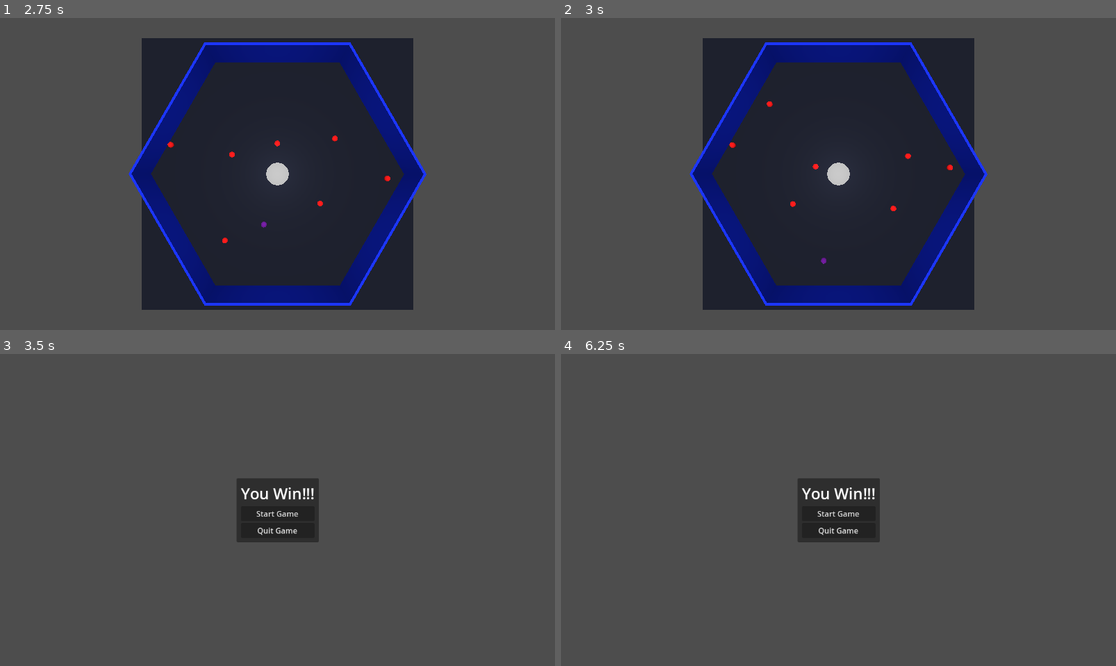
Above: before the commit, frames 1-4 (two rows, left to right).
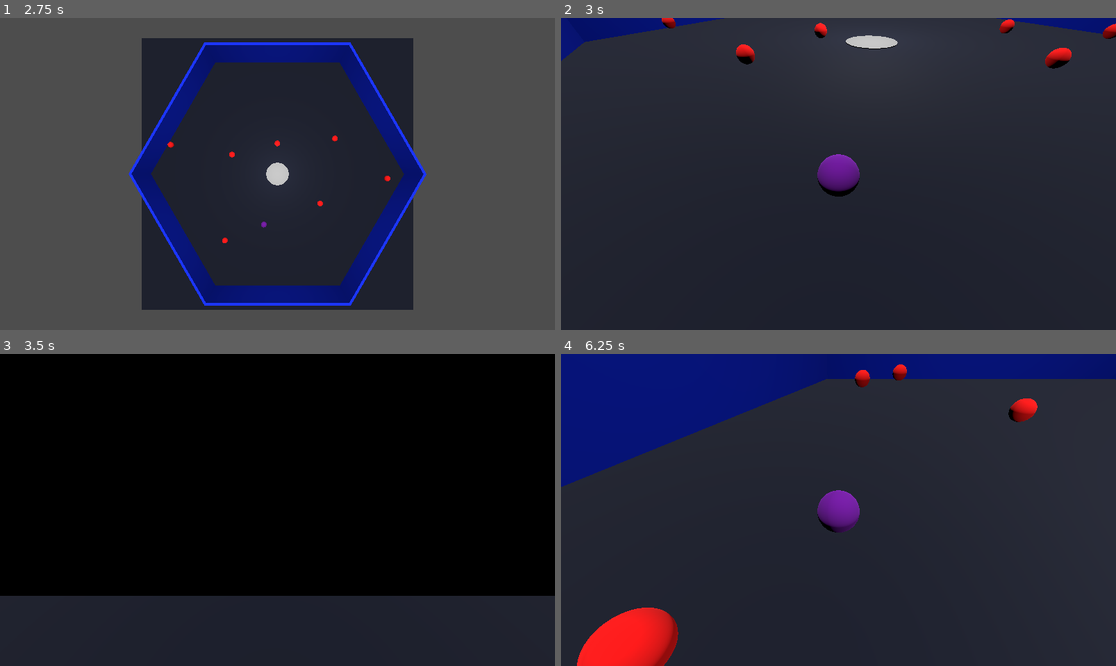
Above: after the commit, the same moments.

Repository: Shahriar-Kariman/ball_escape_game
Game: Godot game, scene res://main_menu.tscn
The game is run twice, just before and just after one commit, with the same random seed, the same clock (stepped at 60 frames per second) and the same inputs.
Inputs:
- Up to frame 1 (2.75 s): click "Start Game" at 0.5 s; hold D (right) 1.28-2 s; tap 5 (first_person_cam, bound only after the commit) at 1.35 s; tap 3 (spring_cam, bound only after the commit) at 1.52, 1.82 s; tap 2 (follow_cam, bound only after the commit) at 1.55 s; click "Start Game" at 2 s
- Up to frame 2 (3 s): hold S (down) from 2.78 s (still down); tap 2 (follow_cam, bound only after the commit) at 2.85 s
- Up to frame 3 (3.5 s): keep holding S (down); tap 3 (spring_cam, bound only after the commit) at 3.02, 3.32 s; tap 6 (spline_cam, bound only after the commit) at 3.05 s
- Up to frame 4 (6.25 s): release S (down) at 3.53 s; hold D (right) 3.53-4.28 s; tap 6 (spline_cam, bound only after the commit) at 3.6 s; tap 1 (static_cam, bound only after the commit) at 3.8, 4.35 s; hold W (up) 4.28-5.03 s; tap 3 (spring_cam, bound only after the commit) at 4.52, 4.55, 4.82, 5.1, 5.27, 5.57, 6.02 s; hold A (left) from 5.03 s (still down); tap 5 (first_person_cam, bound only after the commit) at 5.3, 5.85 s; tap 2 (follow_cam, bound only after the commit) at 6.05 s

Frame 1 is identical in both runs. In frame 2, 68% of the frame differs, in the area x 0-100%, y 0-100%; in frame 3, 100%; in frame 4, 98%.

Commit message:
Made the camera switch happen and added a variable for the nuber of balls to send through the hole.

Diff:
--- a/ball_controller.gd
+++ b/ball_controller.gd
@@ -18,7 +18,7 @@
 		if not body.is_in_group("ground"):
 			$AudioStreamPlayer.play()
 		if body.is_in_group("exit_hole"):
-			Game.ball_count -= 1
+			#Game.ball_count -= 1
 			queue_free()
 	# applying constant force
 	var myVelocity = linear_velocity.normalized()
@@ -28,3 +28,6 @@
 # Called every frame. 'delta' is the elapsed time since the previous frame.
 func _process(_delta):
 	pass
+
+func _exit_tree():
+	Game.ball_count -= 1
--- a/camera_controller.gd
+++ b/camera_controller.gd
@@ -35,4 +35,13 @@
 
 # Called every frame. 'delta' is the elapsed time since the previous frame.
 func _process(delta):
-	pass
+	if Input.is_action_just_pressed("static_cam"):
+		staticCamera.make_current()
+	if Input.is_action_just_pressed("follow_cam"):
+		followCamera.make_current()
+	if Input.is_action_just_pressed("spring_cam"):
+		springCamera.make_current()
+	if Input.is_action_just_pressed("first_person_cam"):
+		firstPersonCamera.make_current()
+	if Input.is_action_just_pressed("spline_cam"):
+		splineCamera.make_current()
--- a/exit_hole.tscn
+++ b/exit_hole.tscn
@@ -10,7 +10,7 @@
 
 [node name="StaticBody3D" type="StaticBody3D" parent="." groups=["exit_hole"]]
 collision_layer = 16
-collision_mask = 2
+collision_mask = 10
 
 [node name="CollisionShape3D" type="CollisionShape3D" parent="StaticBody3D"]
 transform = Transform3D(1, 0, 0, 0, 1, 0, 0, 0, 1, 0, 0.0341707, 0)
--- a/main.gd
+++ b/main.gd
@@ -11,5 +11,4 @@
 		get_tree().change_scene_to_file("res://main_menu.tscn")
 
 func _on_game_boundry_body_exited(body):
-	Game.ball_count -= 1
 	body.queue_free()
--- a/main_menu.gd
+++ b/main_menu.gd
@@ -4,6 +4,8 @@
 
 static var GAME_STATE = GAMESTATES.begin
 static var ball_count = 8
+
+@export var balls_to_win = 4
 
 func _ready():
 	if GAME_STATE == GAMESTATES.begin:
@@ -16,7 +18,7 @@
 #for starting
 func _on_start_pressed():
 	Game.GAME_STATE = Game.GAMESTATES.playing
-	ball_count = 4
+	ball_count = balls_to_win
 	get_tree().change_scene_to_file("res://main.tscn")
 
 #for quitting
--- a/project.godot
+++ b/project.godot
@@ -41,6 +41,36 @@
 , Object(InputEventKey,"resource_local_to_scene":false,"resource_name":"","device":-1,"window_id":0,"alt_pressed":false,"shift_pressed":false,"ctrl_pressed":false,"meta_pressed":false,"pressed":false,"keycode":0,"physical_keycode":4194319,"key_label":0,"unicode":0,"echo":false,"script":null)
 ]
 }
+static_cam={
+"deadzone": 0.5,
+"events": [Object(InputEventKey,"resource_local_to_scene":false,"resource_name":"","device":-1,"window_id":0,"alt_pressed":false,"shift_pressed":false,"ctrl_pressed":false,"meta_pressed":false,"pressed":false,"keycode":0,"physical_keycode":49,"key_label":0,"unicode":49,"echo":false,"script":null)
+]
+}
+follow_cam={
+"deadzone": 0.5,
+"events": [Object(InputEventKey,"resource_local_to_scene":false,"resource_name":"","device":-1,"window_id":0,"alt_pressed":false,"shift_pressed":false,"ctrl_pressed":false,"meta_pressed":false,"pressed":false,"keycode":0,"physical_keycode":50,"key_label":0,"unicode":50,"echo":false,"script":null)
+]
+}
+spring_cam={
+"deadzone": 0.5,
+"events": [Object(InputEventKey,"resource_local_to_scene":false,"resource_name":"","device":-1,"window_id":0,"alt_pressed":false,"shift_pressed":false,"ctrl_pressed":false,"meta_pressed":false,"pressed":false,"keycode":0,"physical_keycode":51,"key_label":0,"unicode":51,"echo":false,"script":null)
+]
+}
+orbit_cam={
+"deadzone": 0.5,
+"events": [Object(InputEventKey,"resource_local_to_scene":false,"resource_name":"","device":-1,"window_id":0,"alt_pressed":false,"shift_pressed":false,"ctrl_pressed":false,"meta_pressed":false,"pressed":false,"keycode":0,"physical_keycode":52,"key_label":0,"unicode":52,"echo":false,"script":null)
+]
+}
+first_person_cam={
+"deadzone": 0.5,
+"events": [Object(InputEventKey,"resource_local_to_scene":false,"resource_name":"","device":-1,"window_id":0,"alt_pressed":false,"shift_pressed":false,"ctrl_pressed":false,"meta_pressed":false,"pressed":false,"keycode":0,"physical_keycode":53,"key_label":0,"unicode":53,"echo":false,"script":null)
+]
+}
+spline_cam={
+"deadzone": 0.5,
+"events": [Object(InputEventKey,"resource_local_to_scene":false,"resource_name":"","device":-1,"window_id":0,"alt_pressed":false,"shift_pressed":false,"ctrl_pressed":false,"meta_pressed":false,"pressed":false,"keycode":0,"physical_keycode":54,"key_label":0,"unicode":54,"echo":false,"script":null)
+]
+}
 
 [layer_names]
 
